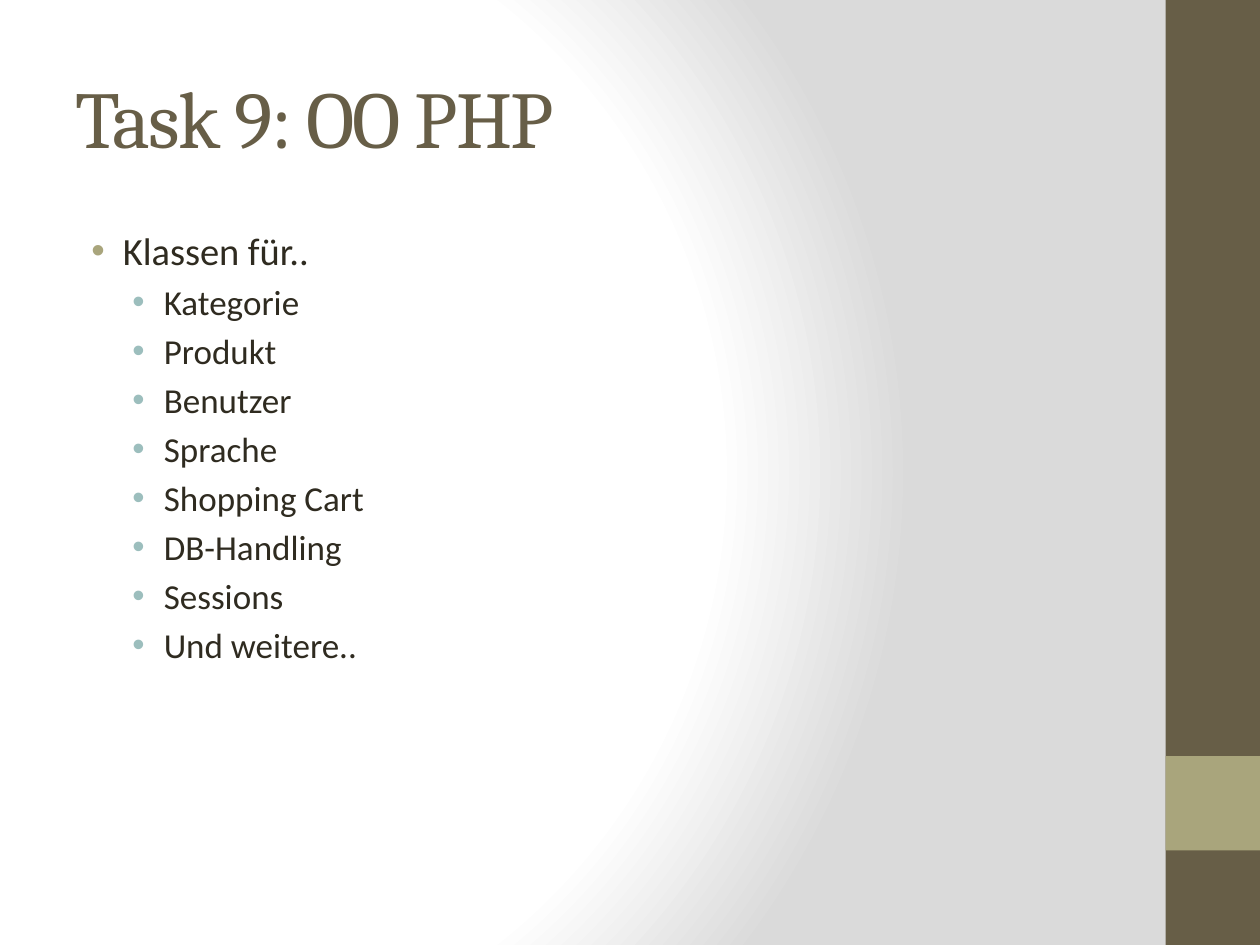
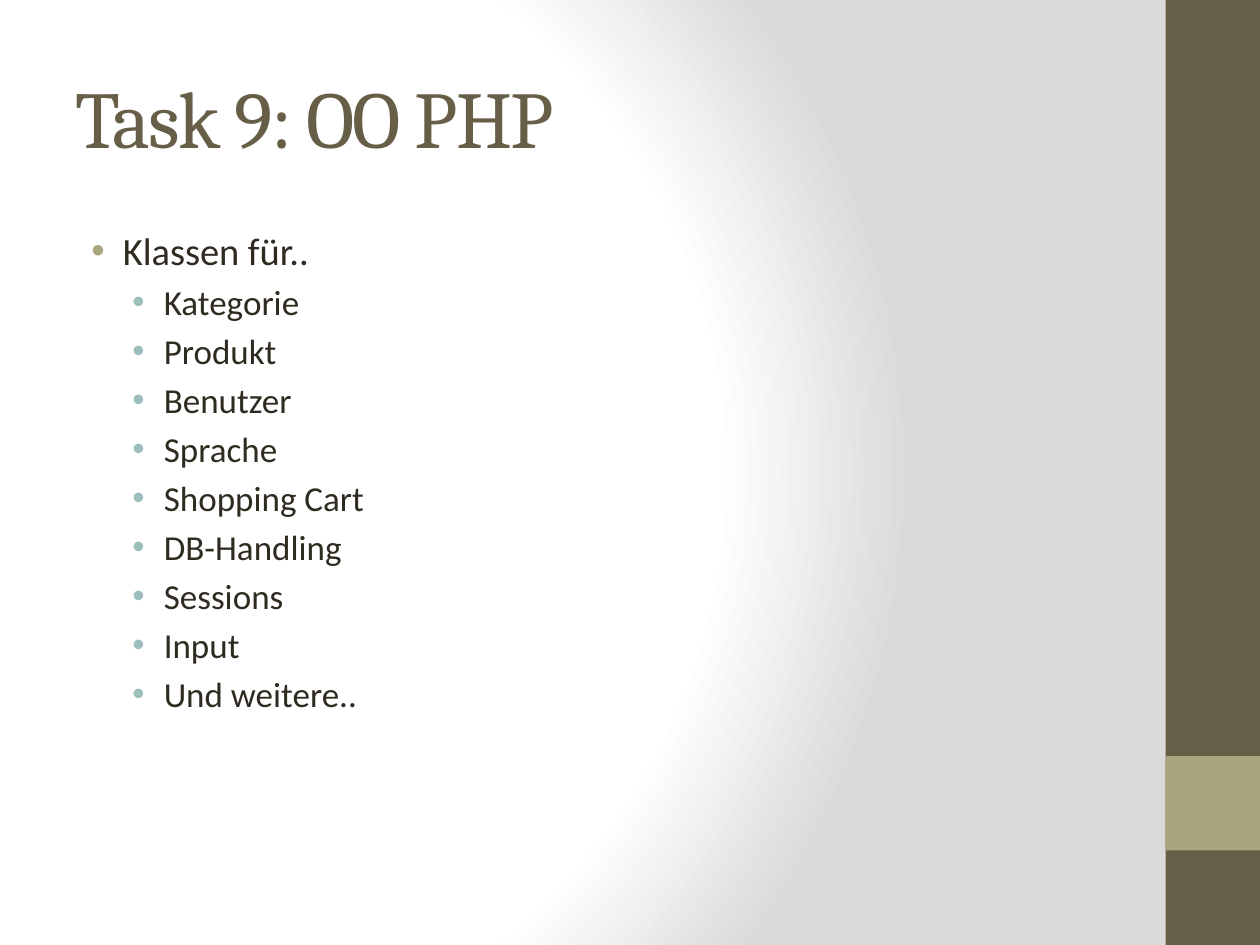
Before and after one commit to kochm8/ch.bfh.bti7054.w2014.p.beerwebshop, a slide deck: slide 11 of doc/Präsentation.pptx (slide 12 before the commit). Drawn at 1260x945 pixels with LibreOffice and Linux fonts; fonts in the diff are those of the drawing. Boxes give left, top, right and bottom in pixels: in the first picture for what was removed or moved away, otherwise in the second. Text is boxed around its words. In the diff, an @@ line names an element or a change of style, - is before the commit and + after.

```diff
--- a/doc/Präsentation.pptx
+++ b/doc/Präsentation.pptx
@@ text at (164, 635, 240, 664): paragraph added @@
+  • Input
```
Also in this commit, not shown: 8 other slides changed, 1 slide removed, 9 other files.
